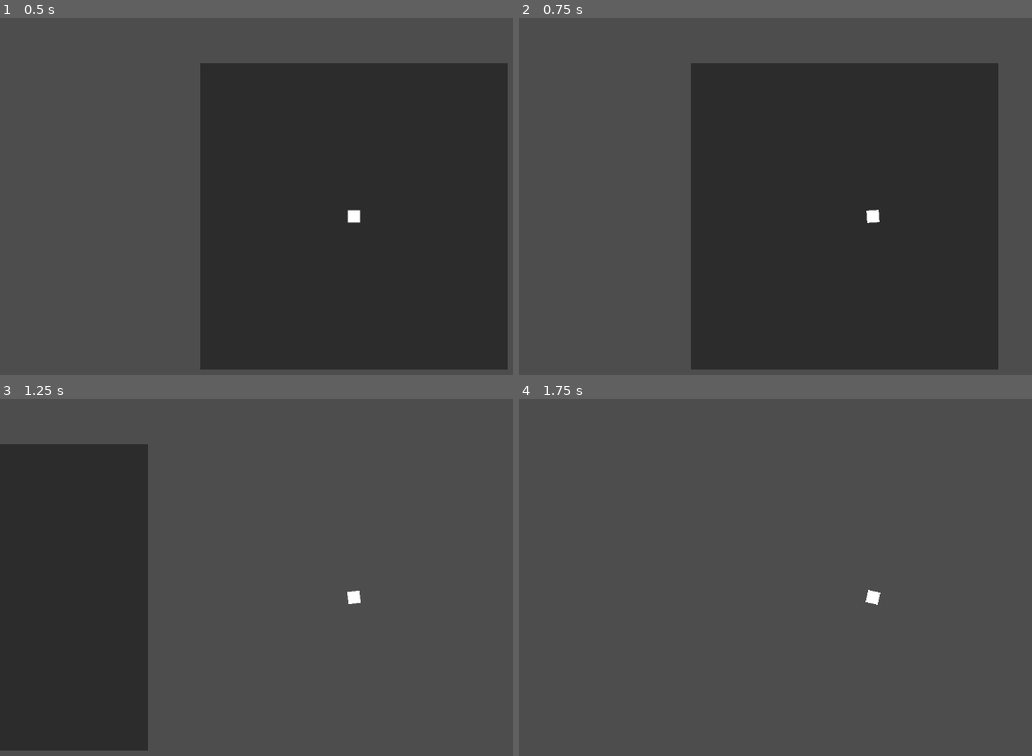
Above: before the commit, frames 1-4 (two rows, left to right).
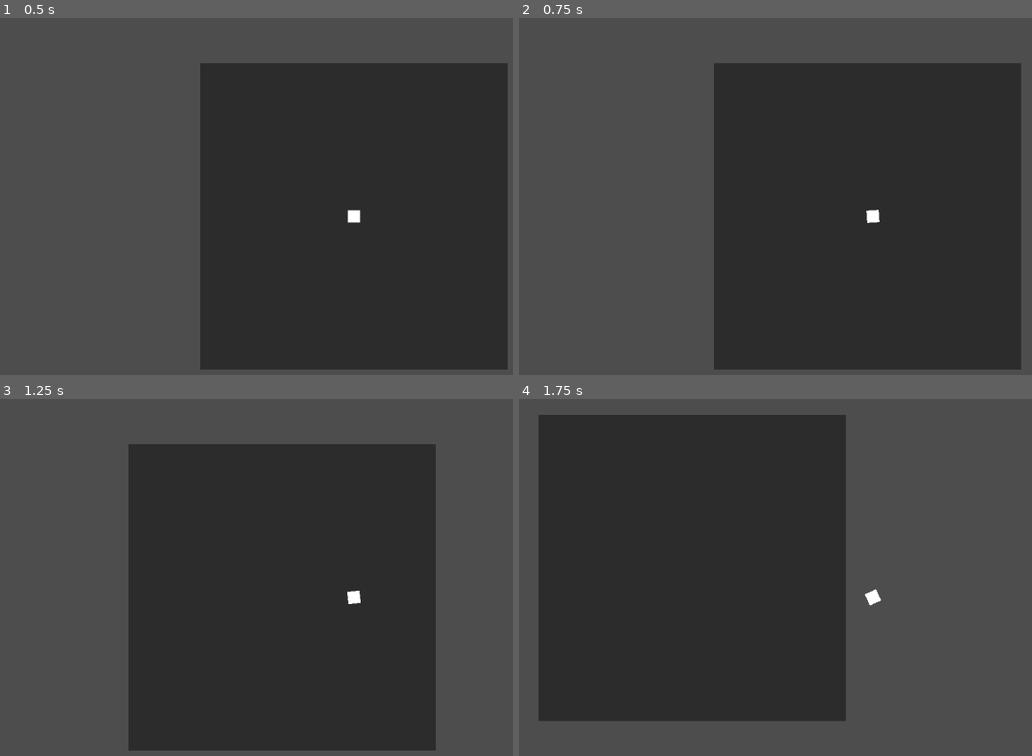
Above: after the commit, the same moments.

Repository: AWizardNamedGandalf/BreakThrough
Game: Godot game, scene res://World/world.tscn
Two runs of this game, one before a commit and one after it. Both use one fixed random seed, a clock stepped at 60 frames per second and the inputs below.
Inputs (mouse positions are in pixels of both pictures, inside the frame that each line leads up to):
- Up to frame 1 (0.5 s): no input
- Up to frame 2 (0.75 s): tap Enter at 0.5 s; move the mouse to (1026, 196) at 0.52 s; hold D (right) from 0.53 s (still down)
- Up to frame 3 (1.25 s): keep holding D (right)
- Up to frame 4 (1.75 s): move the mouse to (729, 616) at 1.27 s; release D (right) at 1.28 s; hold S (down) from 1.28 s (still down)

Frame 1 is identical in both runs. In frame 2, 7.6% of the frame differs, in the area x 33-98%, y 12-99%; in frame 3, 70%, in the area x 0-85%, y 12-99%; in frame 4, 51%.

Commit message:
Updated Thrust

Diff:
--- a/break-through/World/Player/player.tscn
+++ b/break-through/World/Player/player.tscn
@@ -8,6 +8,7 @@
 
 [node name="Player" type="RigidBody2D"]
 script = ExtResource("1_4ntmi")
+thrust_force = 100.0
 
 [node name="CollisionShape2D" type="CollisionShape2D" parent="."]
 shape = SubResource("RectangleShape2D_l8h54")
